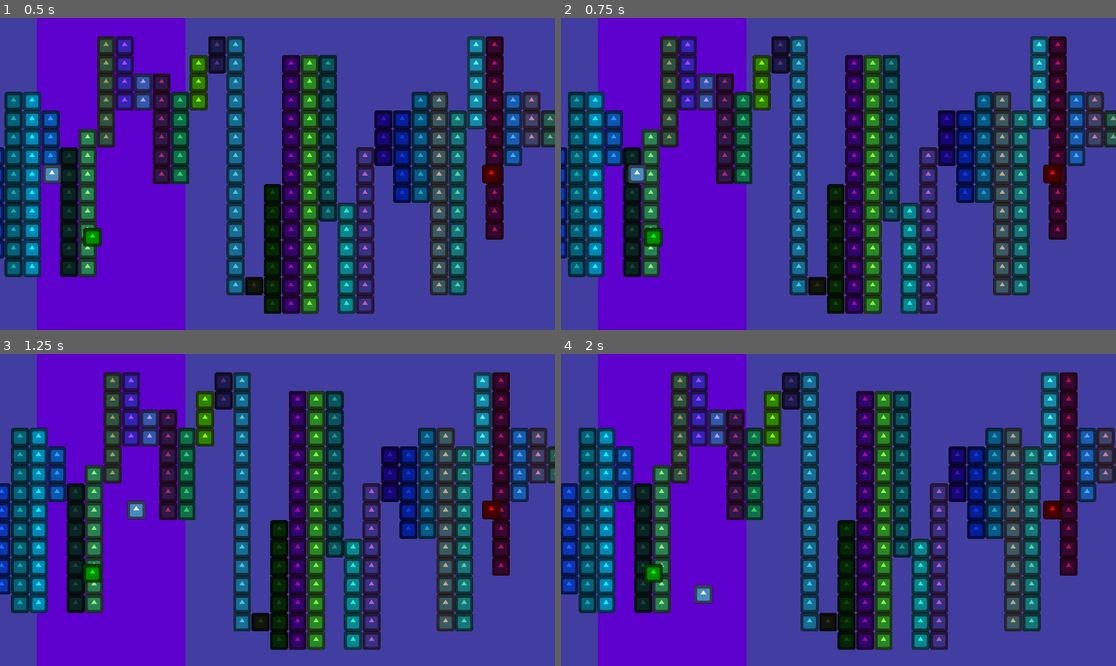
Above: before the commit, frames 1-4 (two rows, left to right).
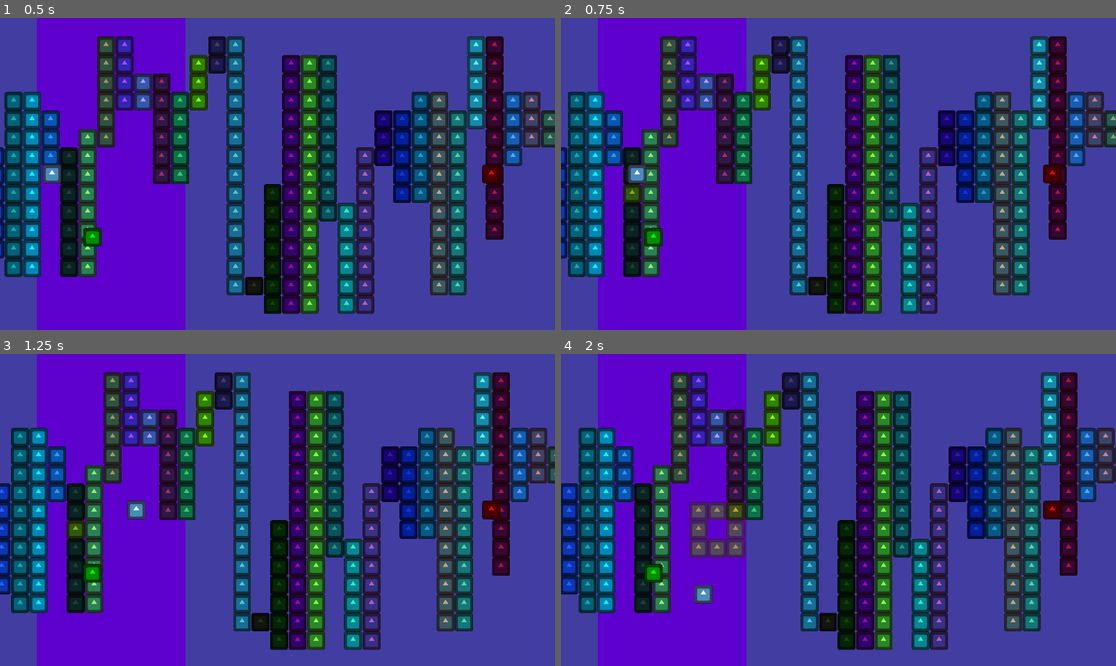
Above: after the commit, the same moments.

Repository: kyleking333/TreadmillDefense
Game: Godot game, scene res://Level/level.tscn
The game is run twice, just before and just after one commit, with the same random seed, the same clock (stepped at 60 frames per second) and the same inputs. The engine's default icon, where the game draws it, is replaced by a stand-in: a white triangle on a blue panel in a dark square.
Inputs:
- Up to frame 1 (0.5 s): no input
- Up to frame 2 (0.75 s): hold Right (move_right) from 0.53 s (still down); tap E (spawn_tower) at 0.6 s
- Up to frame 3 (1.25 s): keep holding Right (move_right)
- Up to frame 4 (2 s): release Right (move_right) at 1.28 s; hold Down (move_down) from 1.28 s (still down); tap E (spawn_tower) at 1.35 s

Frame 1 is identical in both runs. In frame 2, 0.2% of the frame differs, in the area x 11-15%, y 53-60%; in frame 3, 0.2%; in frame 4, 1.6%, in the area x 23-34%, y 47-66%.

Commit message:
started work on tower spawning process

Diff:
--- a/Common/grid.gd
+++ b/Common/grid.gd
@@ -3,6 +3,21 @@
 const cell_size: int = 64
 var screen_width: int
 var screen_height: int
+
+var _path_offset_from_grid_origin: float = 0
+func update_path_offset_by(increment: float):
+	_path_offset_from_grid_origin = _path_offset_from_grid_origin + increment
+
+func set_path_offset(val: float):
+	_path_offset_from_grid_origin = val
+
+func get_path_offset_from_grid_origin() -> float:
+	return _path_offset_from_grid_origin
+
+func get_path_offset_from_cell() -> float:
+	var int_part = int(_path_offset_from_grid_origin)
+	var decimal_part = _path_offset_from_grid_origin - int_part
+	return (int_part % cell_size) + decimal_part
 
 func _ready() -> void:
 	var tmp = get_viewport().size
@@ -21,23 +36,50 @@
 		y_index = randi() % num_rows()
 	return Cell.new(x_index, y_index)
 
+func get_surrounding_cells(cell: Cell) -> Array:
+	var res: Array
+	# has_* 'neighbors' --> false if on border
+	var has_left = cell.x > 0
+	var has_right = cell.x - 1 < num_cols()
+	var has_upper = cell.y > 0
+	var has_lower = cell.y - 1 < num_rows()
+
+	if has_left:
+		res.append(Cell.new(cell.x - 1, cell.y))
+		if has_upper:
+			res.append(Cell.new(cell.x - 1, cell.y - 1))
+		if has_lower:
+			res.append(Cell.new(cell.x - 1, cell.y + 1))
+	if has_right:
+		res.append(Cell.new(cell.x + 1, cell.y))
+		if has_upper:
+			res.append(Cell.new(cell.x + 1, cell.y - 1))
+		if has_lower:
+			res.append(Cell.new(cell.x + 1, cell.y + 1))
+	if has_upper:
+		res.append(Cell.new(cell.x, cell.y - 1))
+	if has_lower:
+		res.append(Cell.new(cell.x, cell.y + 1))
+	return res
+
+static func snap(dim: float) -> float:
+	return dim / cell_size * cell_size
+
 class Cell:
 	var x: int
 	var y: int
-	func _init(x: int, y: int) -> void:
-		self.x = x
-		self.y = y
+	func _init(cell_x: int, cell_y: int) -> void:
+		self.x = cell_x
+		self.y = cell_y
 
-	func to_pixel(center=false) -> Vector2:
+	func to_pixel(center=false, snap_to_path=false) -> Vector2:
+		var offset = Grid.get_path_offset_from_cell() if snap_to_path else 0.0
 		if center:
-			return Vector2((x+0.5)*cell_size, (y+0.5)*cell_size)
-		return Vector2(x*cell_size, y*cell_size)
+			return Vector2((x+0.5)*cell_size + offset, (y+0.5)*cell_size)
+		return Vector2(x*cell_size + offset, y*cell_size)
 
 	static func from_pixel(v: Vector2) -> Cell:
-		return Cell.new(int(v.x / cell_size), int(v.y / cell_size))
-
-	static func snap(dim: float) -> float:
-		return dim / cell_size * cell_size
+		return Cell.new(int(v.x/ cell_size), int(v.y / cell_size))
 
 	func minus(other: Cell):  # in cells
 		return Vector2(self.x - other.x, self.y - other.y)
--- a/Level/level.gd
+++ b/Level/level.gd
@@ -1,8 +1,26 @@
 extends Node
+
+var tower_spawn_area = load("res://Towers/tower_spawn_area.tscn")
 
 func _input(event: InputEvent) -> void:
 	if event.is_action_released("spawn_tower"):
-		print("spawn")
+		for n in get_tree().get_nodes_in_group("TowerSpawnArea"):
+			n.free()
+		highlight_spawnable_areas()
 
 func highlight_spawnable_areas():
-	$Player.position
+	var base = Grid.Cell.from_pixel($Player.position)
+	var cells = Grid.get_surrounding_cells(base)
+	for cell in cells:
+		var target_pixel = cell.to_pixel(false, true)
+		if not $PathLinkMgr.is_path_at(cell):
+			var tower_spawn_instance = tower_spawn_area.instantiate()
+			tower_spawn_instance.position = target_pixel
+			add_child(tower_spawn_instance)
+
+func _process(delta: float) -> void:
+	var path_shift =Vector2($PathLinkMgr.path_speed * delta, 0)
+	for n in get_tree().get_nodes_in_group("TowerSpawnArea"):
+		n.position += path_shift
+		if n.position.x + Grid.cell_size >= $EastWall/CollisionShape2D.position.x:
+			n.free()
--- a/Level/level.tscn
+++ b/Level/level.tscn
@@ -45,28 +45,28 @@
 [node name="PathLinkMgr" parent="." node_paths=PackedStringArray("level_area") instance=ExtResource("2_tu7cs")]
 level_area = NodePath("../bg")
 
-[node name="NorthWall" type="StaticBody2D" parent="."]
+[node name="NorthWall" type="StaticBody2D" parent="." groups=["PlayerWall"]]
 collision_layer = 8
 
 [node name="CollisionShape2D" type="CollisionShape2D" parent="NorthWall"]
 position = Vector2(384, -16)
 shape = SubResource("RectangleShape2D_snwa2")
 
-[node name="SouthWall" type="StaticBody2D" parent="."]
+[node name="SouthWall" type="StaticBody2D" parent="." groups=["PlayerWall"]]
 collision_layer = 8
 
 [node name="CollisionShape2D" type="CollisionShape2D" parent="SouthWall"]
 position = Vector2(384, 1097.5)
 shape = SubResource("RectangleShape2D_ohbwx")
 
-[node name="WestWall" type="StaticBody2D" parent="."]
+[node name="WestWall" type="StaticBody2D" parent="." groups=["PlayerWall"]]
 collision_layer = 8
 
 [node name="CollisionShape2D" type="CollisionShape2D" parent="WestWall"]
 position = Vector2(115, 541.5)
 shape = SubResource("RectangleShape2D_6o2jl")
 
-[node name="EastWall" type="StaticBody2D" parent="."]
+[node name="EastWall" type="StaticBody2D" parent="." groups=["PlayerWall"]]
 collision_layer = 8
 
 [node name="CollisionShape2D" type="CollisionShape2D" parent="EastWall"]
--- a/Paths/path_link.gd
+++ b/Paths/path_link.gd
@@ -6,6 +6,8 @@
 
 @export var inputs: Array  # Grid.Cell
 @export var outputs: Array  # Grid.Cell
+
+var has_path: Array
 
 const _num_ports_distribution = [1, 1, 1, 1, 1, 1, 1, 1, 1, 1, 2, 2, 3]
 
@@ -32,7 +34,7 @@
 	#print(inputs, outputs)
 
 	# now that inputs/outputs are decided, generate paths
-	var has_path = Array()
+	has_path = Array()
 	has_path.resize(Grid.num_rows())
 	has_path.fill(false)
 
--- a/Paths/path_link_mgr.gd
+++ b/Paths/path_link_mgr.gd
@@ -30,8 +30,10 @@
 	return (i - 1 + len(_links)) % len(_links)
 
 func _next_link_i(i):
-	return (i + 1) % len(_links)
+	return _next_n_links_i(i, 1)
 
+func _next_n_links_i(i, n):
+	return (i + n) % len(_links)
 
 func _ready() -> void:
 	_level_width = level_area.get_size()[0]
@@ -67,9 +69,26 @@
 		add_child(next_link)
 
 func _process(delta: float) -> void:
+	var path_looped = false
+	var increment_vector = Vector2(path_speed * delta, 0)
 	for link in _links:
-		link.position += Vector2(path_speed * delta, 0)
+		link.position += increment_vector
 	if _links[_first_visible_link_index].position.x > level_area.position.x:  # left a gap at the front
 		var index_before_first = _prev_link_i(_first_visible_link_index)
+		if index_before_first == 0:
+			path_looped = true
 		_links[index_before_first].position = _links[_first_visible_link_index].position - Vector2(_link_width, 0)
 		_first_visible_link_index = index_before_first
+	if path_looped:
+		Grid.set_path_offset(_links[0].position.x)
+	else:
+		Grid.update_path_offset_by(increment_vector.x)
+
+func get_link_at(x_pixel: float):
+	var first_vis_link_x = _links[_first_visible_link_index].position.x
+	var num_links_from_first_vis = int((x_pixel - first_vis_link_x) / Grid.cell_size)
+	return _links[_next_n_links_i(_first_visible_link_index, num_links_from_first_vis)]
+
+func is_path_at(cell: Grid.Cell):
+	var link = get_link_at(cell.to_pixel().x)
+	return link.has_path[cell.y]
--- /dev/null
+++ b/Towers/tower_spawn_area.tscn
@@ -0,0 +1,18 @@
+[gd_scene load_steps=3 format=3 uid="uid://d1uwpfvvkuygw"]
+
+[ext_resource type="Texture2D" uid="uid://baluf20s5qxnh" path="res://icon.svg" id="1_3ejvn"]
+
+[sub_resource type="RectangleShape2D" id="RectangleShape2D_oa2u7"]
+size = Vector2(128, 128)
+
+[node name="TowerSpawnArea" type="Area2D" groups=["TowerSpawnArea"]]
+scale = Vector2(0.5, 0.5)
+
+[node name="CollisionShape2D" type="CollisionShape2D" parent="."]
+position = Vector2(64, 64)
+shape = SubResource("RectangleShape2D_oa2u7")
+
+[node name="Sprite2D" type="Sprite2D" parent="."]
+modulate = Color(1, 0.968627, 0, 0.545098)
+position = Vector2(64, 64)
+texture = ExtResource("1_3ejvn")
